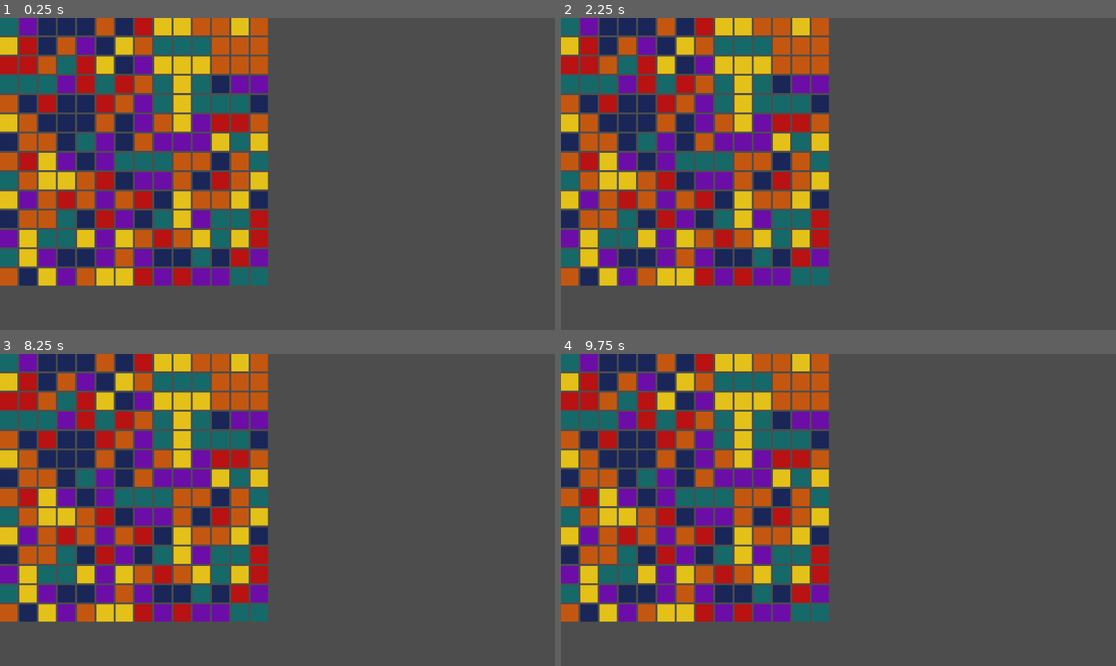
Above: before the commit, frames 1-4 (two rows, left to right).
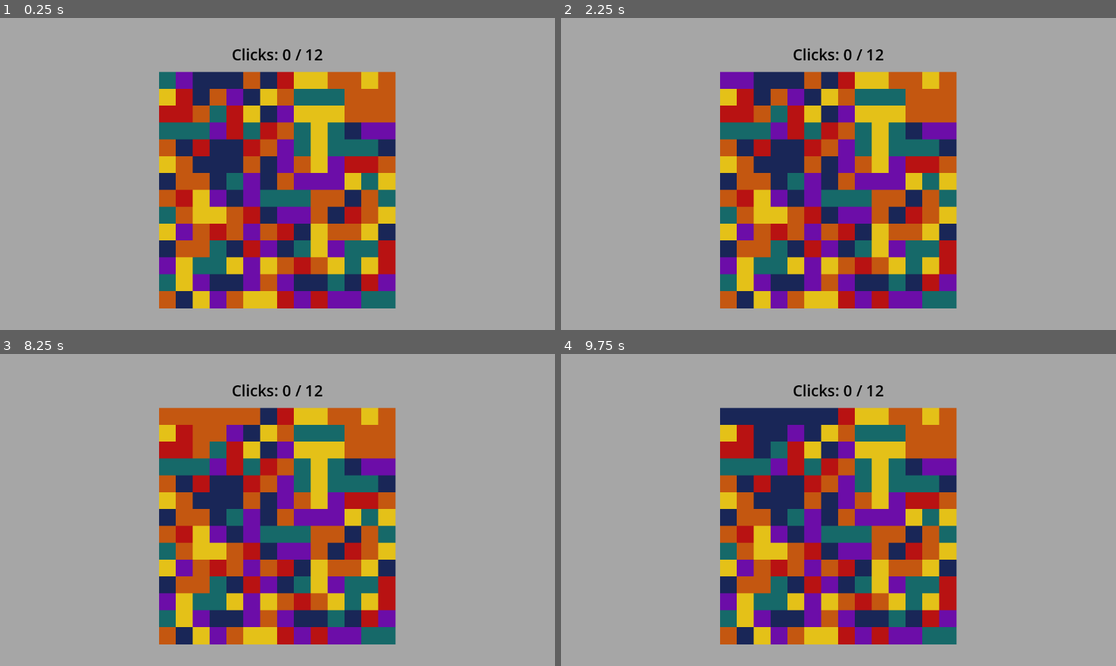
Above: after the commit, the same moments.

Repository: srad1292/godot_color_fill
Game: Godot game, scene res://Scenes/game.tscn
Two runs of this game, one before a commit and one after it. Both use one fixed random seed, a clock stepped at 60 frames per second and the inputs below.
Inputs (mouse positions are in pixels of both pictures, inside the frame that each line leads up to; where the layout moved, square brackets give the same spot in the first picture):
- Up to frame 1 (0.25 s): no input
- Up to frame 2 (2.25 s): click (727, 80) [572, 27] at 0.5 s; click (588, 27) at 1.27 s; click (744, 80) at 2.02 s
- Up to frame 3 (8.25 s): click (49, 363) at 2.77 s; click (199, 416) at 3.52 s; click (66, 363) at 4.27 s; click (216, 416) at 5.02 s; click (83, 363) at 5.77 s; click (233, 416) at 6.52 s; click (105, 363) at 7.27 s; click (249, 416) at 8.02 s
- Up to frame 4 (9.75 s): click (683, 363) at 8.77 s; click (827, 416) at 9.52 s

The runs differ from the first frame. In frame 1, 98% of the frame differs, in the area x 0-100%, y 0-100%; in frame 2, 98%; in frame 3, 98%; in frame 4, 98%.

Commit message:
Can click on squares and everything is correctly captured

Diff:
--- /dev/null
+++ b/Classes/color_option.gd
@@ -0,0 +1,8 @@
+class_name ColorOption
+
+var name: String
+var value: Color
+
+func _init(name: String, value: Color):
+	self.name = name
+	self.value = value
--- a/Classes/game_square.gd
+++ b/Classes/game_square.gd
@@ -8,21 +8,23 @@
 @export var squareColor: Color = Color(0.0, 1.0, 0.0)
 @export var index: int = 0
 
+var colorOption: ColorOption
+
 var stylebox_flat := StyleBoxFlat.new()
 
 func _ready():
 	_set_style_overrides()
 	self.set_custom_minimum_size(Vector2(36,36))
 	self.focus_mode = Control.FOCUS_NONE
-	set_color(squareColor)
 
-func initialize_me(index: int, color: Color):
+func initialize_me(index: int, color: ColorOption):
 	self.index = index
 	set_color(color)
 
 
-func set_color(color: Color):
-	squareColor = color
+func set_color(color: ColorOption):
+	colorOption = color
+	squareColor = colorOption.value
 	self.modulate = squareColor
 	stylebox_flat.bg_color = squareColor
 
--- a/Scenes/game.tscn
+++ b/Scenes/game.tscn
@@ -10,6 +10,15 @@
 grow_horizontal = 2
 grow_vertical = 2
 
+[node name="ColorRect" type="ColorRect" parent="."]
+layout_mode = 1
+anchors_preset = 15
+anchor_right = 1.0
+anchor_bottom = 1.0
+grow_horizontal = 2
+grow_vertical = 2
+color = Color(1, 1, 1, 0.501961)
+
 [node name="VBoxContainer" type="VBoxContainer" parent="."]
 layout_mode = 1
 anchors_preset = 15
@@ -17,7 +26,37 @@
 anchor_bottom = 1.0
 grow_horizontal = 2
 grow_vertical = 2
+alignment = 1
 
-[node name="SquareGrid" type="GridContainer" parent="VBoxContainer"]
+[node name="ClickContainer" type="HBoxContainer" parent="VBoxContainer"]
+custom_minimum_size = Vector2(0, 64)
 layout_mode = 2
+size_flags_vertical = 0
+alignment = 1
+
+[node name="RichTextLabel" type="RichTextLabel" parent="VBoxContainer/ClickContainer"]
+visible = false
+layout_mode = 2
+size_flags_horizontal = 3
+theme_override_font_sizes/normal_font_size = 32
+theme_override_font_sizes/bold_font_size = 32
+theme_override_font_sizes/italics_font_size = 32
+theme_override_font_sizes/bold_italics_font_size = 32
+theme_override_font_sizes/mono_font_size = 32
+text = "Clicks: 0 / 12"
+
+[node name="Label" type="Label" parent="VBoxContainer/ClickContainer"]
+modulate = Color(0, 0, 0, 1)
+self_modulate = Color(0, 0, 0, 1)
+layout_mode = 2
+theme_override_font_sizes/font_size = 32
+text = "Clicks: 0 / 12"
+
+[node name="CenterContainer" type="CenterContainer" parent="VBoxContainer"]
+layout_mode = 2
+
+[node name="SquareGrid" type="GridContainer" parent="VBoxContainer/CenterContainer"]
+layout_mode = 2
+theme_override_constants/h_separation = -1
+theme_override_constants/v_separation = -1
 script = ExtResource("1_pluad")
--- a/Scripts/SquareGrid.gd
+++ b/Scripts/SquareGrid.gd
@@ -4,7 +4,9 @@
 
 var rows: int = 14
 var grid: Array[GameSquare] = []
-var colors: Array[Color] = []
+var colors: Array[ColorOption] = []
+var lastColor: ColorOption = ColorOption.new("White", Color(1.0, 1.0, 1.0))
+var clicks = 0
 
 # Called when the node enters the scene tree for the first time.
 func _ready():
@@ -13,30 +15,74 @@
 	_create_grid()
 
 func on_square_pressed(square: GameSquare):
-	pass
+	print("Pressed a square with index of: ", square.index)
+	print("Color clicked: ", square.colorOption.name)
+	print("Last color was: ", lastColor.name)
+	if(square.colorOption.name == lastColor.name):
+		return
+	clicks += 1
+	_capture_color(square.colorOption)
 
 func _setup_colors():
-	var red: Color = Color(0.8490566, 0.2683339, 0.2683339, 1)
-	var blue: Color = Color(0.3117657, 0.38893, 0.5849056, 1)
-	var orange: Color = Color(0.8773585, 0.5854089, 0.2524475, 1)
-	var purple: Color = Color(0.6499212, 0.2257921, 0.8113208, 1)
-	var green: Color = Color(0.2980392, 0.6431373, 0.6431373, 1)
-	var yellow: Color = Color(0.945098, 0.8705882, 0.3058824, 1)
+	var red: ColorOption = ColorOption.new("Red", Color(0.8490566, 0.2683339, 0.2683339, 1))
+	var blue: ColorOption = ColorOption.new("Blue", Color(0.3117657, 0.38893, 0.5849056, 1))
+	var orange: ColorOption = ColorOption.new("Orange", Color(0.8773585, 0.5854089, 0.2524475, 1))
+	var purple: ColorOption = ColorOption.new("Purple", Color(0.6499212, 0.2257921, 0.8113208, 1))
+	var green: ColorOption = ColorOption.new("Green", Color(0.2980392, 0.6431373, 0.6431373, 1))
+	var yellow: ColorOption = ColorOption.new("Yellow", Color(0.945098, 0.8705882, 0.3058824, 1))
 	colors = [red, blue, orange, purple, green, yellow]
 
 func _create_grid():
 	var area_size: int = rows*rows
-	var c: Color
+	var c: ColorOption
 	for i in area_size:
 		c = _choose_color()
 		_create_square(i, c)
+	grid[0].captured = true
+	_capture_color(grid[0].colorOption)
 
-func _create_square(index: int, color: Color):
+func _create_square(index: int, color: ColorOption):
 	var game_square_instance = game_square_resource.instantiate()
 	game_square_instance.connect("custom_on_pressed", on_square_pressed)
 	add_child(game_square_instance)
 	game_square_instance.initialize_me(index, color)
 	grid.append(game_square_instance)
 
-func _choose_color():
+func _choose_color() -> ColorOption:
 	return colors[randi() % colors.size()]
+
+func _capture_color(colorOption: ColorOption):
+	if(colorOption.name == lastColor.name):
+		return
+	lastColor = colorOption
+	_capture_square_if_match(0, colorOption)
+	_reset_seen_flag()
+	_update_captured_colors(colorOption)
+
+
+func _capture_square_if_match(index: int, colorOption: ColorOption):
+	if(grid[index].seen):
+		return
+	grid[index].seen = true
+
+	if(!grid[index].captured && !grid[index].colorOption.name == colorOption.name):
+		return
+	grid[index].captured = true
+
+	if(index % rows != 0):
+		_capture_square_if_match(index-1, colorOption)
+	if((index+1)%rows != 0):
+		_capture_square_if_match(index+1, colorOption)
+	if(index > rows-1):
+		_capture_square_if_match(index-rows, colorOption)
+	if(index < (rows*rows)-rows):
+		_capture_square_if_match(index+rows, colorOption)
+
+func _reset_seen_flag():
+	for square in grid:
+		square.seen = false
+
+func _update_captured_colors(colorOption: ColorOption):
+	for square in grid:
+		if(square.captured == true):
+			square.set_color(colorOption)
